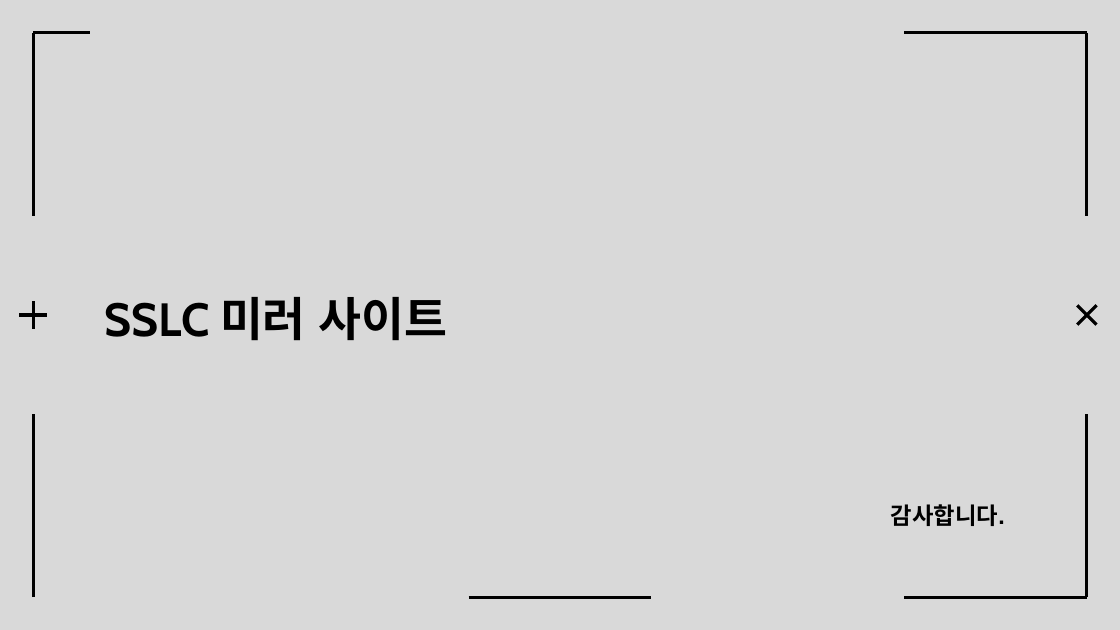
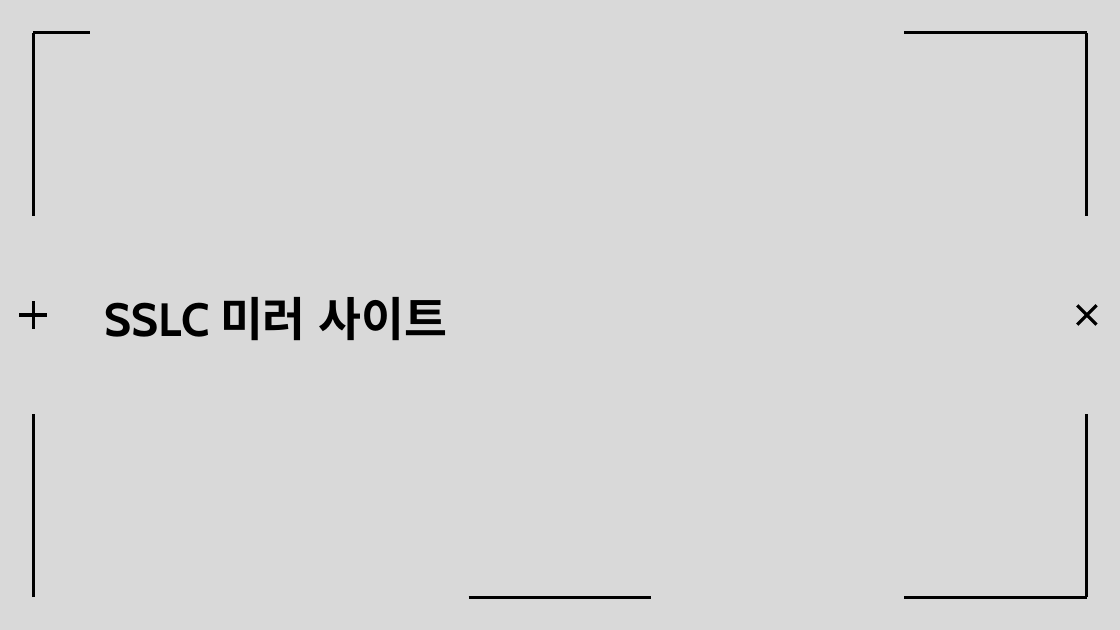
Before and after one commit to Rookies-34-3/Automatic-scanner-tool, a slide deck: slide 9 of 프로젝트 결과보고서_취약점 싹쓰리.pptx. Drawn at 1120x630 pixels with LibreOffice and Linux fonts; fonts in the diff are those of the drawing. Boxes give left, top, right and bottom in pixels: in the first picture for what was removed or moved away, otherwise in the second. Text is boxed around its words. In the diff, an @@ line names an element or a change of style, - is before the commit and + after.

```diff
--- a/프로젝트 결과보고서_취약점 싹쓰리.pptx
+++ b/프로젝트 결과보고서_취약점 싹쓰리.pptx
@@ text removed at (891, 504, 1005, 526) @@
-감사합니다.
```
Also in this commit, not shown: 5 other slides changed.
